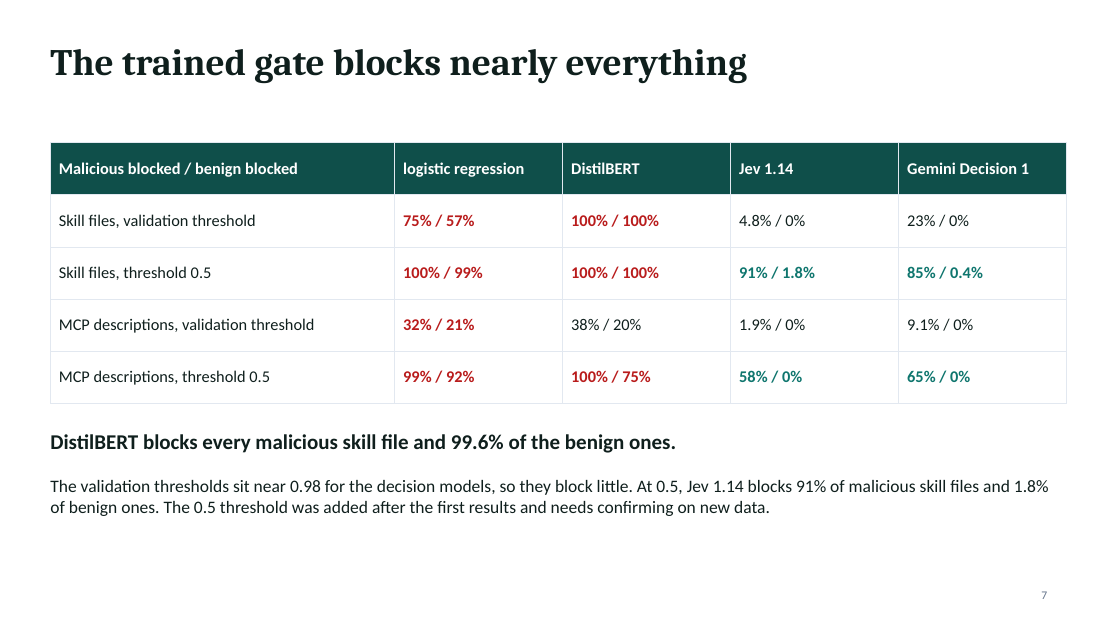
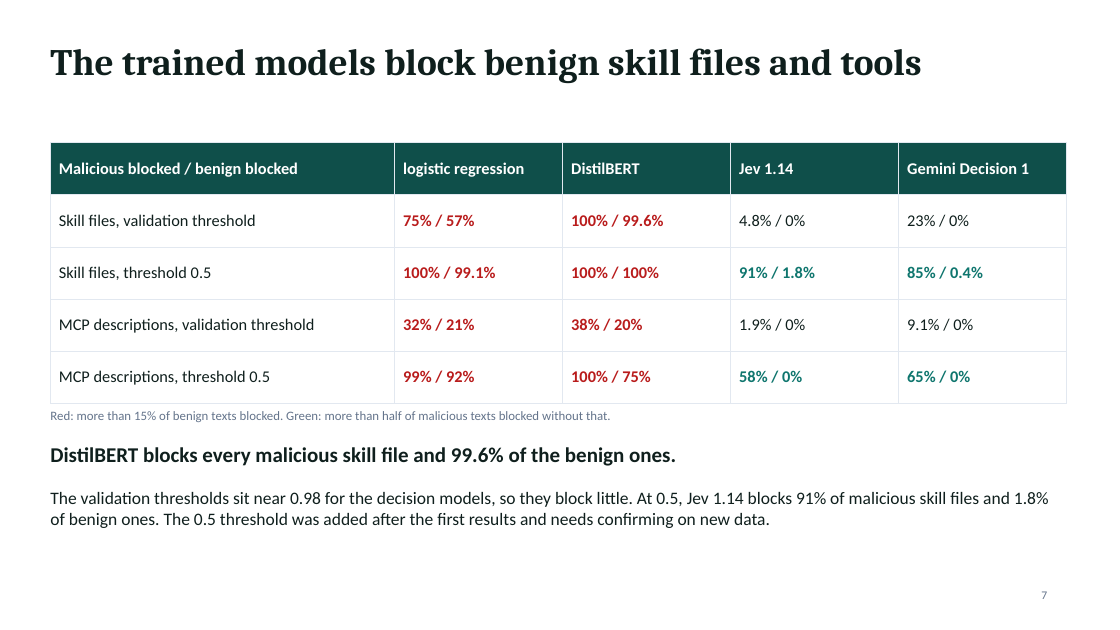
Before and after one commit to jonasneves/connector-gate, a slide deck: slide 7 of slides.pptx. Drawn at 1120x630 pixels with LibreOffice and Linux fonts; fonts in the diff are those of the drawing. Boxes give left, top, right and bottom in pixels: in the first picture for what was removed or moved away, otherwise in the second. Text is boxed around its words. In the diff, an @@ line names an element or a change of style, - is before the commit and + after.

```diff
--- a/slides.pptx
+++ b/slides.pptx
@@ title at (50, 48, 922, 84): text changed @@
-The trained gate blocks nearly everything
+The trained models block benign skill files and tools
@@ table at (50, 143, 1067, 389) @@
-row 2, column 3: 100% / 100%
+row 2, column 3: 100% / 99.6%
-row 3, column 2: 100% / 99%
+row 3, column 2: 100% / 99.1%
@@ text colour #0F1F1D to #B91C1C, bold on in "38% / 20%" @@
@@ text added at (50, 411, 611, 422), 11 pt, text #64748B @@
+Red: more than 15% of benign texts blocked. Green: more than half of malicious texts blocked without that.
@@ text "DistilBERT blocks every malicious skill ...": place and size @@
-text "DistilBERT blocks every malicious skill ..." at (50, 434, 676, 453)
+text "DistilBERT blocks every malicious skill ..." at (50, 447, 676, 466)
@@ text "The validation thresholds sit near ...": place and size @@
-text "The validation thresholds sit near ..." at (50, 480, 1049, 516)
+text "The validation thresholds sit near ..." at (50, 492, 1049, 528)
```
Also in this commit, not shown: 6 other slides changed, 4 other files.
